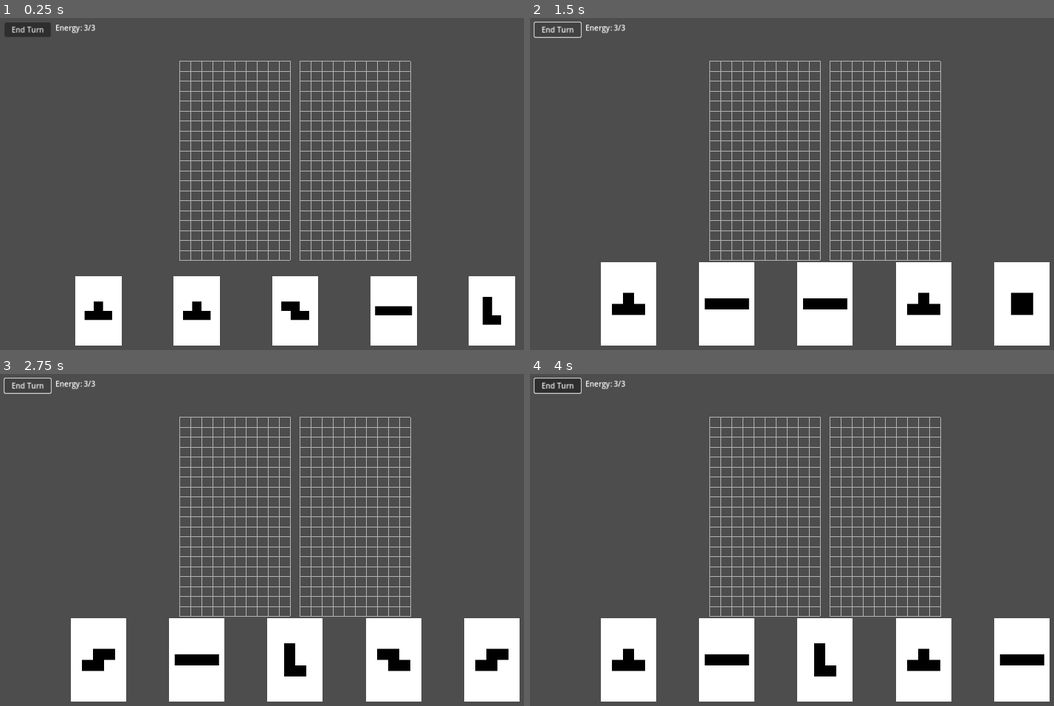
Above: before the commit, frames 1-4 (two rows, left to right).
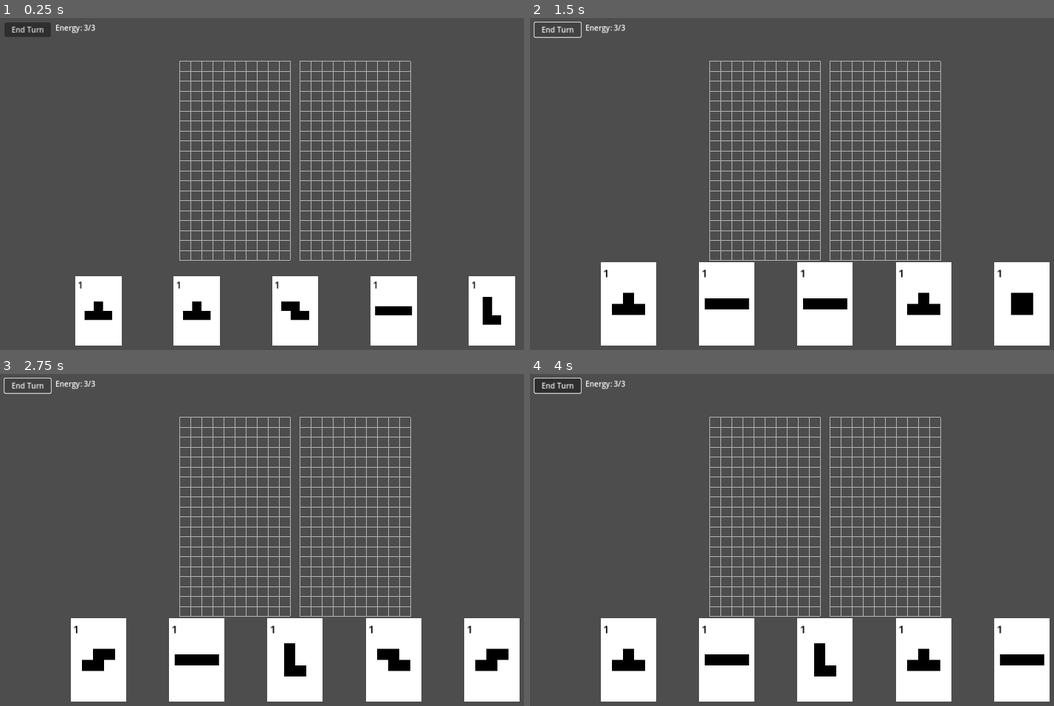
Above: after the commit, the same moments.

Repository: dBinet/SquirrelAttack
Game: Godot game, scene res://scenes/Main.tscn
The game is run twice, just before and just after one commit, with the same random seed, the same clock (stepped at 60 frames per second) and the same inputs.
Inputs (mouse positions are in pixels of both pictures, inside the frame that each line leads up to):
- Up to frame 1 (0.25 s): no input
- Up to frame 2 (1.5 s): click "End Turn" at 0.5 s; click "End Turn" at 1.25 s
- Up to frame 3 (2.75 s): click "End Turn" at 2 s
- Up to frame 4 (4 s): tap Enter at 2.75 s; move the mouse to (954, 523) at 2.77 s; click (954, 523) at 2.92 s; tap Space at 3.5 s; drag from (708, 556) to (797, 606) at 3.52 s

The runs differ from the first frame. In frame 1, less than 0.1% of the frame differs, in the area x 14-91%, y 79-82%; in frame 2, less than 0.1%, in the area x 14-90%, y 75-79%; in frame 3, less than 0.1%; in frame 4, less than 0.1%.

Commit message:
Make card energy cost visible

Diff:
--- a/scripts/Card.gd
+++ b/scripts/Card.gd
@@ -66,6 +66,7 @@
         add_child(cost_label)
     cost_label.text = str(energy_cost)
     cost_label.z_index = 1
+    cost_label.add_theme_color_override("font_color", Color.BLACK)
     _update_textures()
     sprite.texture = card_texture
     sprite.centered = true
@@ -114,6 +115,7 @@
     size = Vector2(card_width, card_height)
     if cost_label:
         cost_label.position = Vector2(-size.x / 2 + 5, -size.y / 2 + 5)
+        cost_label.add_theme_font_size_override("font_size", int(block_size))
 
 func _create_card_texture(blocks: Array[Vector2]) -> ImageTexture:
     var width := card_width
